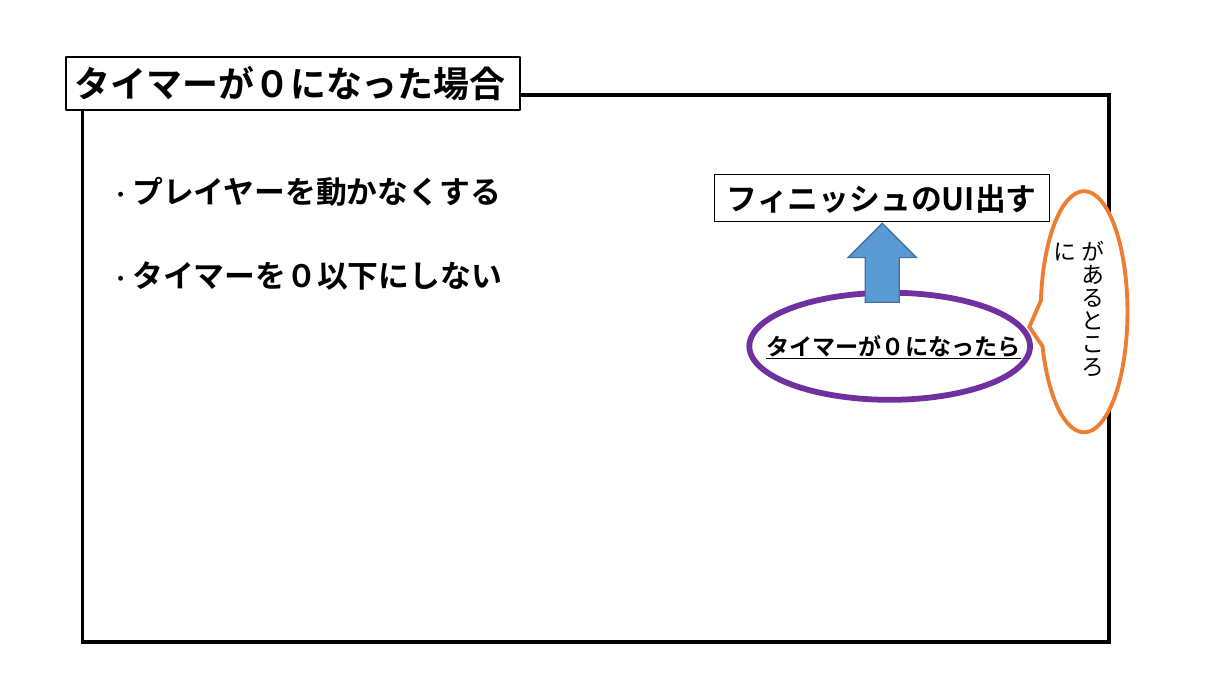
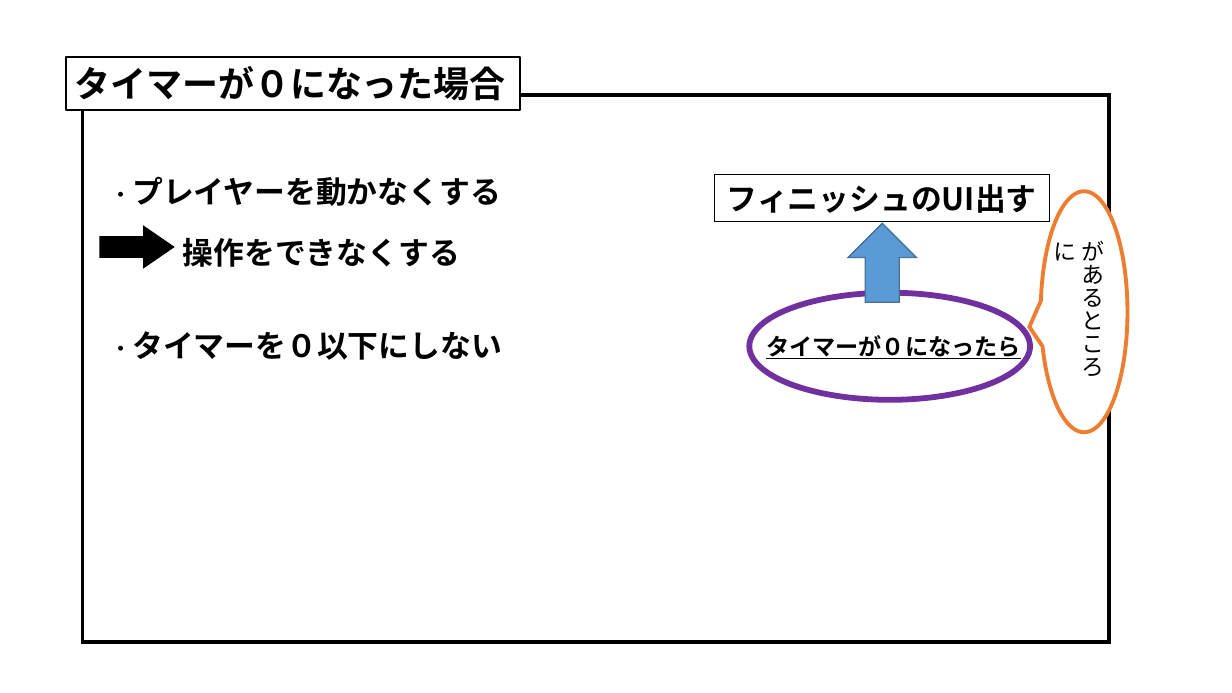
Before and after one commit to MizukiKato0416/sotsugyou_time_kato, a slide deck: slide 21 of 卒業制作_風船わりゲーム（仮）.pptx (slide 20 before the commit). Drawn at 1232x693 pixels with LibreOffice and Linux fonts; fonts in the diff are those of the drawing. Boxes give left, top, right and bottom in pixels: in the first picture for what was removed or moved away, otherwise in the second. Text is boxed around its words. In the diff, an @@ line names an element or a change of style, - is before the commit and + after.

```diff
--- a/卒業制作_風船わりゲーム（仮）.pptx
+++ b/卒業制作_風船わりゲーム（仮）.pptx
@@ right arrow added at [100,226,174,267], fill #000000, outline #000000 1 pt @@
@@ text added at [183,237,460,267], 24 pt, text #000000, bold @@
+操作をできなくする
@@ text "・タイマーを０以下にしない": place and size @@
-text "・タイマーを０以下にしない" at [109,261,502,290]
+text "・タイマーを０以下にしない" at [109,331,502,360]
```
Also in this commit, not shown: 3 other slides changed, 1 slide added, 1 other file.
